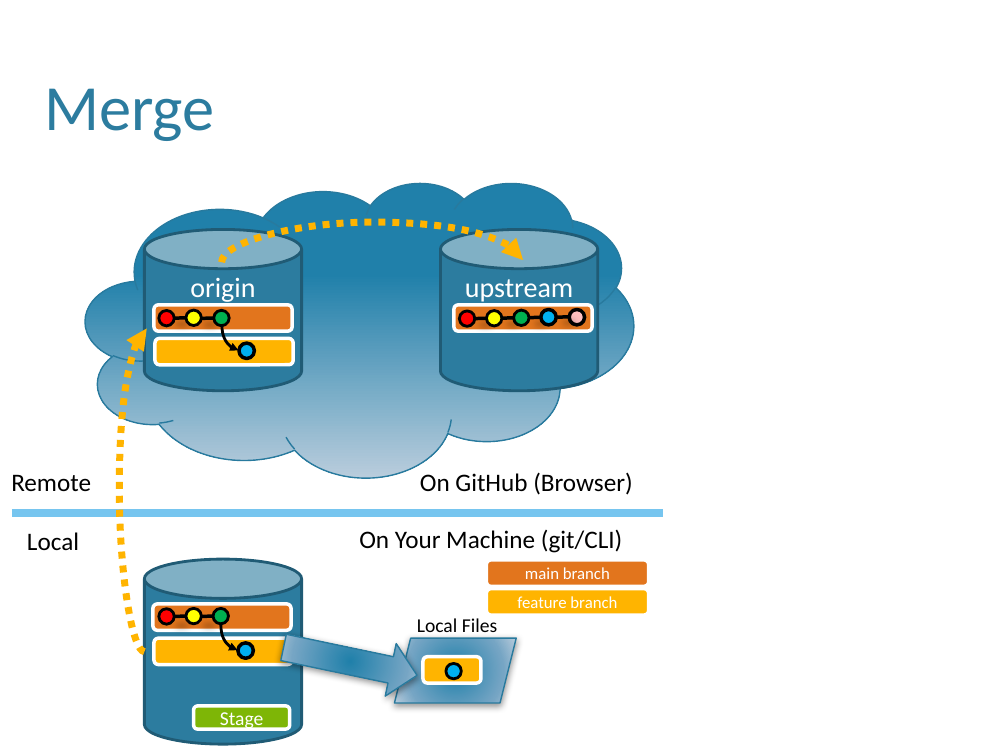
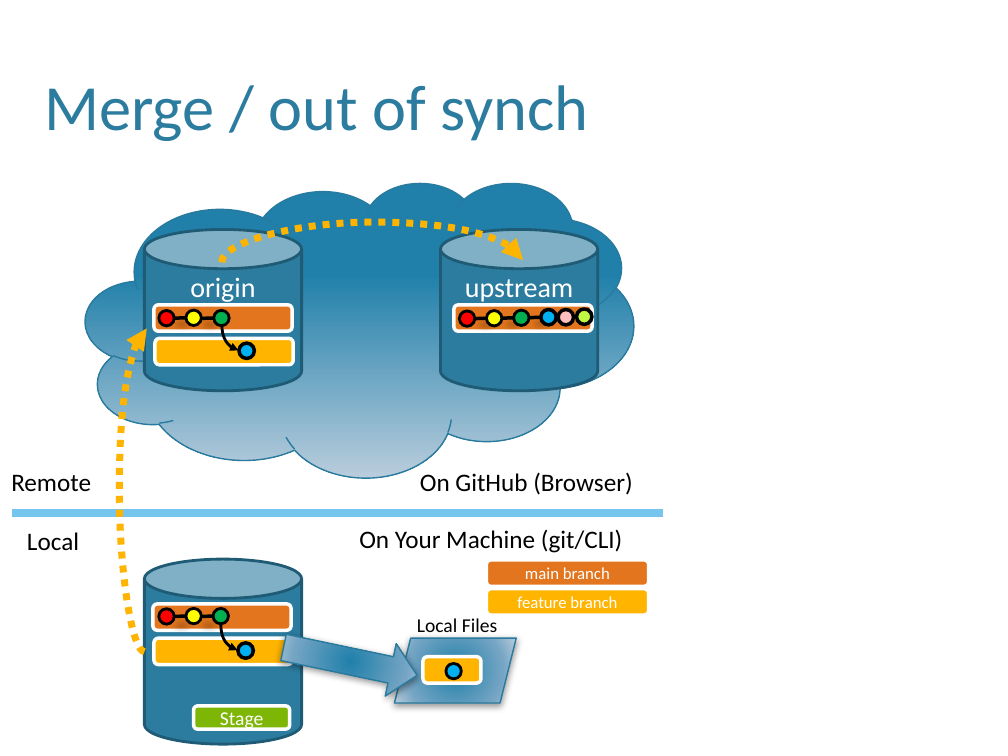
Before and after one commit to wpgoble/comp190, a slide deck: slide 30 of docs/materials/07-GitHub-OLD-copy.pptx (slide 27 before the commit). Drawn at 1008x756 pixels with LibreOffice and Linux fonts; fonts in the diff are those of the drawing; background and template pictures are left out. Boxes give left, top, right and bottom in pixels: in the first picture for what was removed or moved away, otherwise in the second. Text is boxed around its words. In the diff, an @@ line names an element or a change of style, - is before the commit and + after.

```diff
--- a/docs/materials/07-GitHub-OLD-copy.pptx
+++ b/docs/materials/07-GitHub-OLD-copy.pptx
@@ title at <box>44,85,588,141</box>: text changed @@
-Merge
+Merge / out of synch
@@ line removed from (557, 318) to (569, 317) @@
@@ ellipse: place and size @@
-ellipse at <box>570,309,585,325</box>
+ellipse at <box>558,309,574,325</box>
@@ ellipse added at <box>577,309,592,325</box>, fill #BFF944, outline #000000 2.5 pt @@
```
Also in this commit, not shown: 3 other slides changed, 3 slides added, 2 other files.
